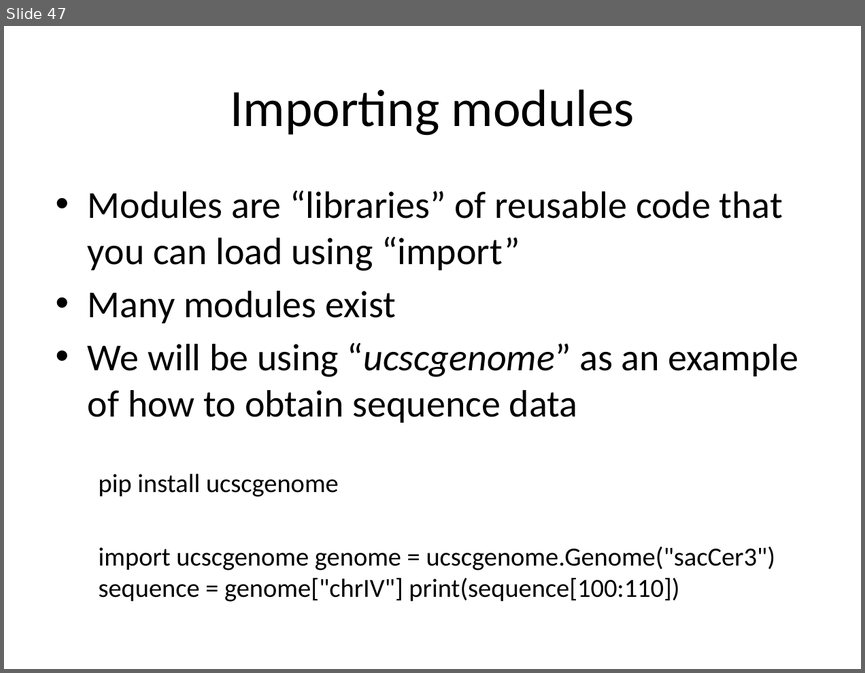
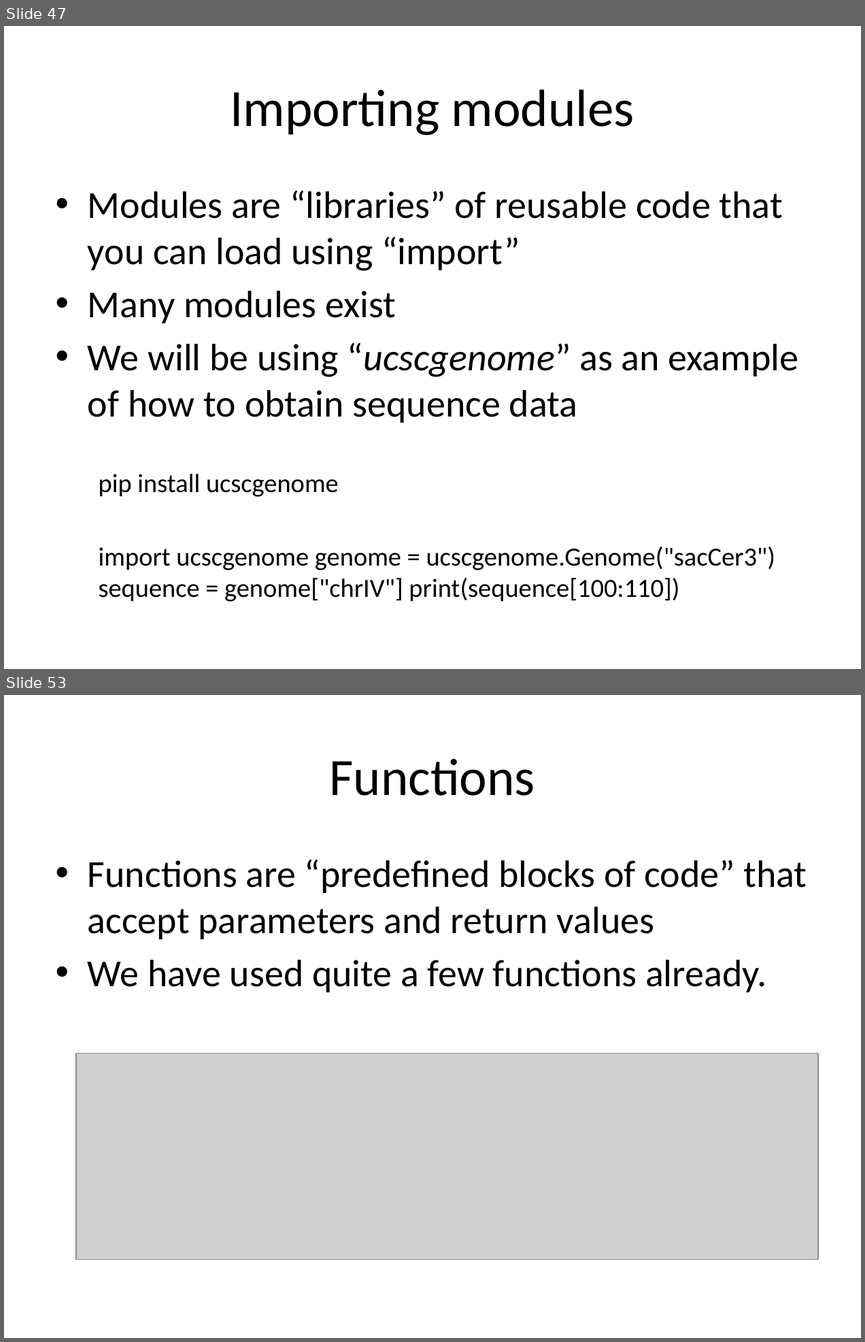
Before and after one commit to GSBS-Bootstrappers/bootstrappers-courses, a slide deck: python1/Python_I/Python I.pptx. Shown one above the other, each under a label of ours: slide 47 before the commit, slides 47 and 53 after it; the slides between them are not shown. The pictures are 865x673 and 865x1342 pixels, drawn with LibreOffice and Linux fonts; fonts in the diff are those of the drawing; grey boxes stand for pictures. Boxes give left, top, right and bottom in pixels: in the first picture for what was removed or moved away, otherwise in the second. Text is boxed around its words. In the diff, an @@ line names an element or a change of style, - is before the commit and + after.

```diff
--- a/python1/Python_I/Python I.pptx
+++ b/python1/Python_I/Python I.pptx
@@ slide 53 added at (x1=4, y1=695, x2=861, y2=1338), background #FFFFFF @@
@@ title added at (x1=329, y1=758, x2=535, y2=796), 44 pt, text #000000 @@
+Functions
@@ text added at (x1=88, y1=859, x2=806, y2=992), 32 pt, text #000000 @@
+• Functions are “predefined blocks of code” that accept parameters and return values
+• We have used quite a few functions already.
@@ picture added at (x1=76, y1=1053, x2=818, y2=1259) @@
```
Also in this commit, not shown: 7 other slides added, 1 slide removed, 1 other file.
